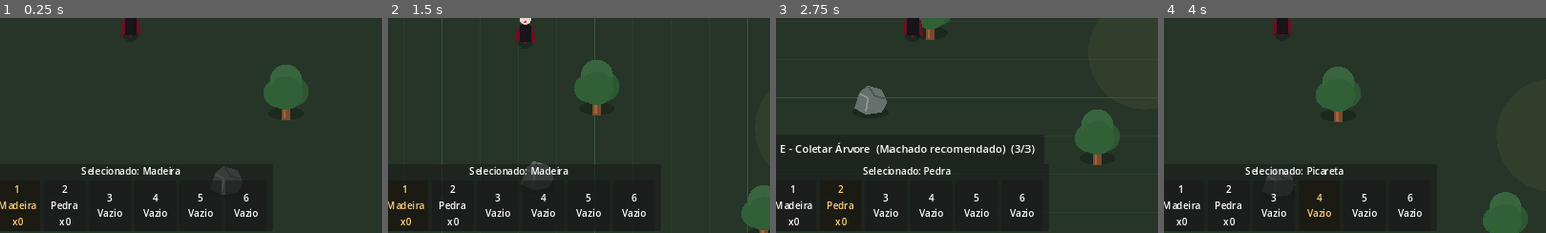
Above: before the commit, frames 1-4 (left to right).
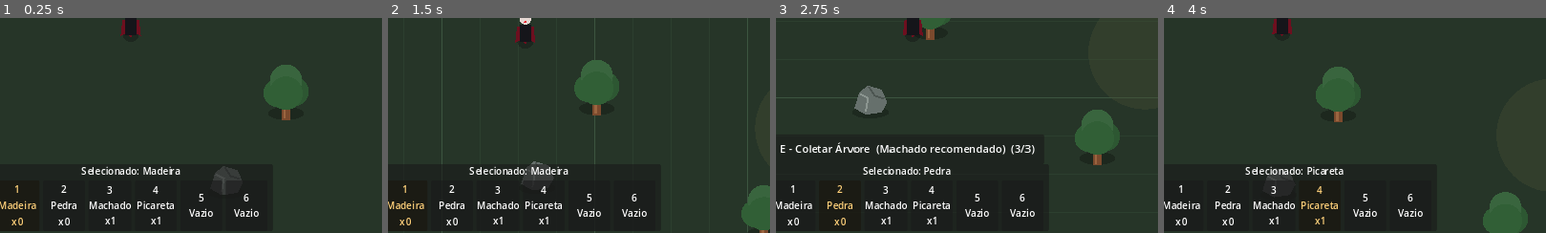
Above: after the commit, the same moments.

Repository: janduyankiingles-ops/Fantasy-Sandbox
Game: Godot game, scene res://scenes/main.tscn
Same seed, same stepped clock (60 frames per second), same inputs: the game is played once before the commit and once after it.
Inputs:
- Up to frame 1 (0.25 s): no input
- Up to frame 2 (1.5 s): tap Enter at 0.5 s; hold D 0.53-1.28 s; tap I at 0.6, 1.25 s; tap Space at 0.77 s; hold S from 1.28 s (still down); tap 1 at 1.35 s
- Up to frame 3 (2.75 s): tap Space at 1.52 s; release S at 2.03 s; hold D from 2.03 s (still down); tap 2 at 2.1 s
- Up to frame 4 (4 s): release D at 2.78 s; hold W 2.78-3.53 s; tap 3 at 2.85 s; tap Space at 3.02, 3.77 s; hold A from 3.53 s (still down); tap 4 at 3.6 s
The pictures show only the part of the screen within x 33-83%, y 48-98%; the shares and areas given below are measured in that part.

The runs differ from the first frame. In frame 1, 1.3% of the frame differs, in the area x 2-68%, y 77-97%; in frame 2, 1.3%; in frame 3, 1.3%; in frame 4, 1.3%.

Commit message:
v0.0.5: place axe and pickaxe in hotbar

Diff:
--- a/scenes/hotbar_ui.tscn
+++ b/scenes/hotbar_ui.tscn
@@ -106,7 +106,7 @@
 
 [node name="Label" type="Label" parent="HotbarBox/VBox/Slots/Slot3"]
 layout_mode = 2
-text = "3\nVazio"
+text = "3\nMachado\nx1"
 horizontal_alignment = 1
 vertical_alignment = 1
 
@@ -116,7 +116,7 @@
 
 [node name="Label" type="Label" parent="HotbarBox/VBox/Slots/Slot4"]
 layout_mode = 2
-text = "4\nVazio"
+text = "4\nPicareta\nx1"
 horizontal_alignment = 1
 vertical_alignment = 1
 
